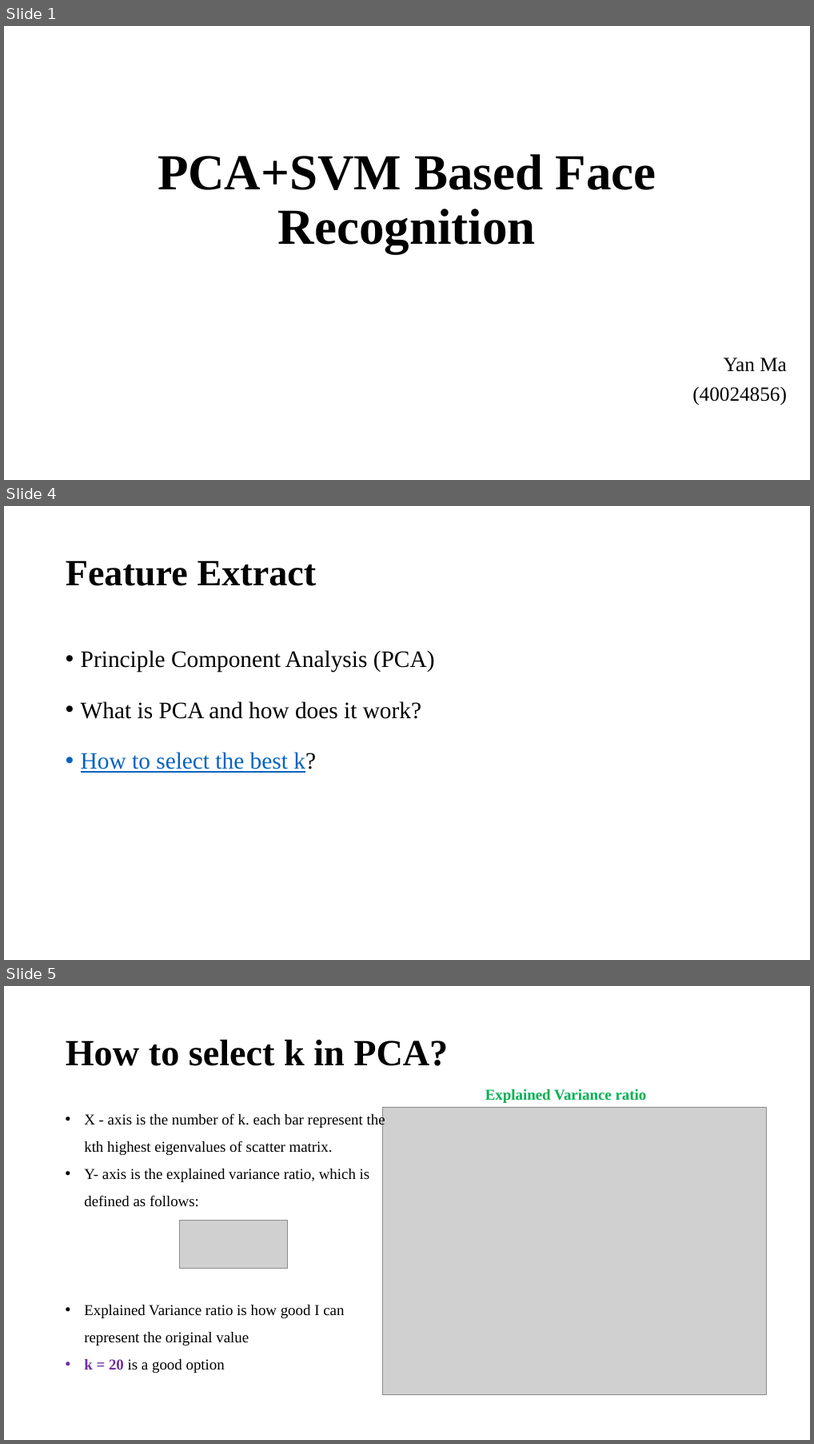
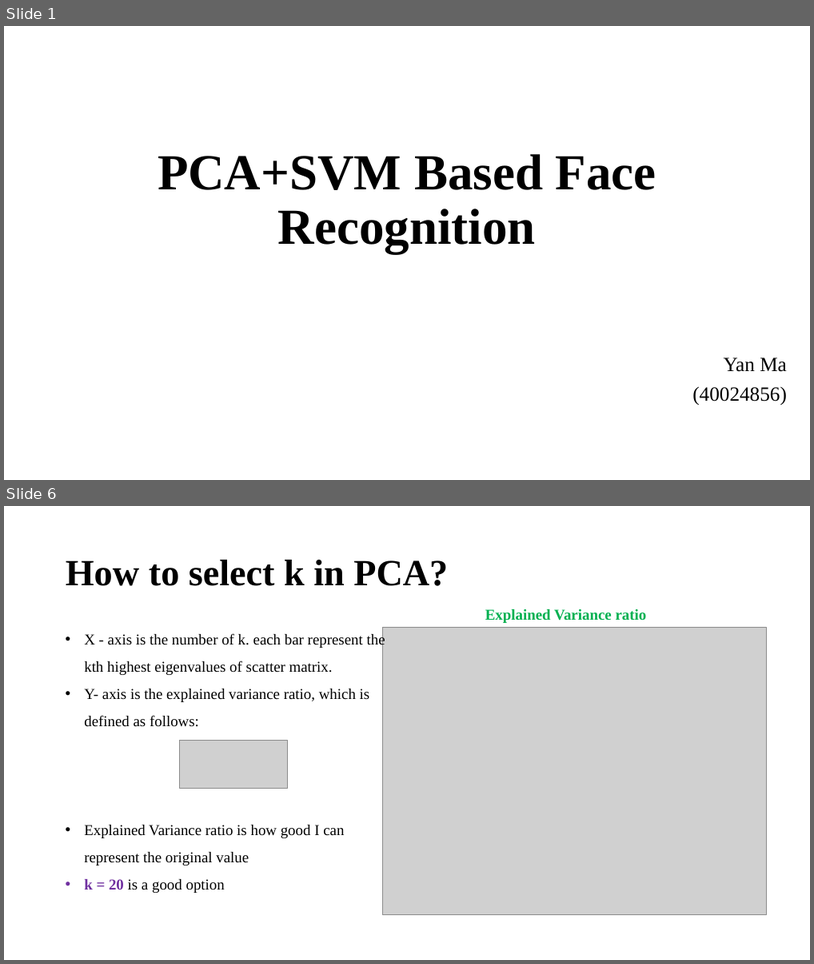
Before and after one commit to MonkeykingYan/NBA, a slide deck: Yan_Ma.pptx. Shown one above the other, each under a label of ours: slides 1, 4 and 5 before the commit, slides 1 and 6 after it; the slides between them are not shown. The pictures are 814x1444 and 814x964 pixels, drawn with LibreOffice and Linux fonts; fonts in the diff are those of the drawing; grey boxes stand for pictures; background and template pictures are left out. Boxes give left, top, right and bottom in pixels: in the first picture for what was removed or moved away, otherwise in the second. Text is boxed around its words. In the diff, an @@ line names an element or a change of style, - is before the commit and + after.

```diff
--- a/Yan_Ma.pptx
+++ b/Yan_Ma.pptx
@@ slide 4 removed at [4,506,810,960], background #FFFFFF @@
@@ title removed at [66,560,317,586] @@
-Feature Extract
@@ text removed at [81,650,435,772] @@
-• Principle Component Analysis (PCA)
-• What is PCA and how does it work?
-• How to select the best k?
@@ what was slide 5 is now slide 6 @@
```
Also in this commit, not shown: 3 slides changed, 4 slides added, 2 other slides removed, 14 other files.
